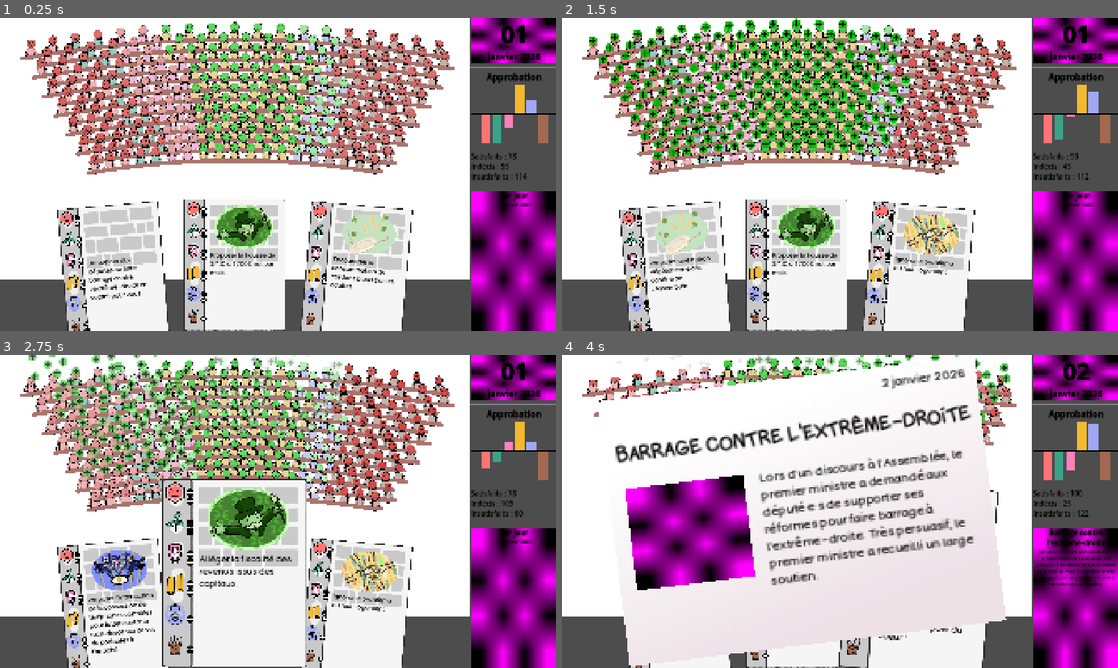
Above: before the commit, frames 1-4 (two rows, left to right).
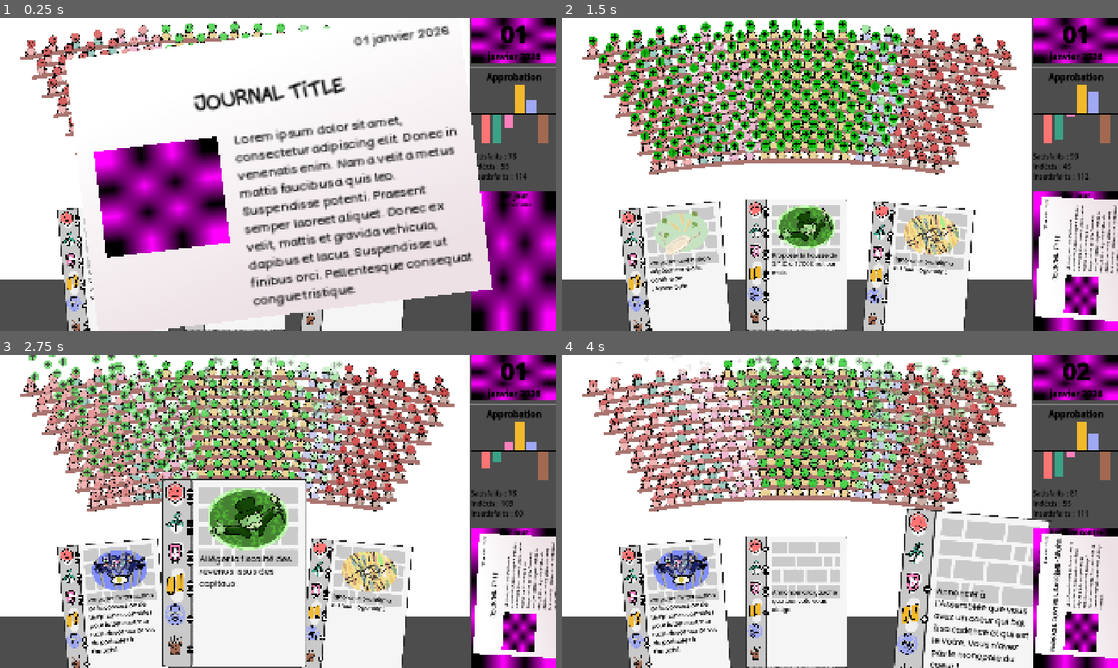
Above: after the commit, the same moments.

Repository: remimorvan/assemblee-nationale-simulator
Game: Godot game, scene res://scenes/game.tscn
Two runs of this game, one before a commit and one after it. Both use one fixed random seed, a clock stepped at 60 frames per second and the inputs below.
Inputs (mouse positions are in pixels of both pictures, inside the frame that each line leads up to):
- Up to frame 1 (0.25 s): no input
- Up to frame 2 (1.5 s): tap Enter at 0.5 s; move the mouse to (1073, 115) at 0.52 s; click (1073, 115) at 0.67 s; tap Space at 1.25 s; move the mouse to (673, 271) at 1.27 s; click (673, 271) at 1.42 s
- Up to frame 3 (2.75 s): move the mouse to (233, 602) at 2.02 s; click (233, 602) at 2.17 s
- Up to frame 4 (4 s): move the mouse to (917, 608) at 2.77 s; click (917, 608) at 2.92 s; move the mouse to (917, 577) at 3.52 s; click (917, 577) at 3.67 s

The runs differ from the first frame. In frame 1, 45% of the frame differs, in the area x 11-89%, y 2-100%; in frame 2, 5.3%; in frame 3, 5.3%; in frame 4, 53%, in the area x 4-100%, y 0-100%.

Commit message:
journal show/hide

Diff:
--- a/scenes/game.tscn
+++ b/scenes/game.tscn
@@ -89,8 +89,7 @@
 z_as_relative = false
 
 [node name="JournalLarge" parent="." instance=ExtResource("6_p57ef")]
-visible = false
 z_index = 4096
-position = Vector2(826, 538)
-scale = Vector2(2.2, 2.2)
+position = Vector2(960, 540)
+scale = Vector2(2.3, 2.3)
 script = ExtResource("7_u5sy4")
--- a/scenes/journal_large.tscn
+++ b/scenes/journal_large.tscn
@@ -1,15 +1,20 @@
-[gd_scene load_steps=10 format=3 uid="uid://cpdinrv8yds4b"]
+[gd_scene load_steps=11 format=3 uid="uid://cpdinrv8yds4b"]
 
 [ext_resource type="FontFile" uid="uid://usk4ucaxtgwp" path="res://assets/card/Monicacomic.ttf" id="2_ha22r"]
 [ext_resource type="FontFile" uid="uid://0pyo548st5e1" path="res://assets/card/BadComic-Regular.ttf" id="3_hlh6y"]
+[ext_resource type="AudioStream" uid="uid://cl3byex3m3brk" path="res://assets/sounds/JDSherbert - Tabletop Games SFX Pack - Paper Flip - 1.mp3" id="3_t4w66"]
 
 [sub_resource type="GDScript" id="GDScript_qysr8"]
 script/source = "extends Node2D
 
+
+
+func _on_input_event(viewport: Node, event: InputEvent, shape_idx: int) -> void:
+	pass # Replace with function body.
 "
 
 [sub_resource type="RectangleShape2D" id="RectangleShape2D_t4w66"]
-size = Vector2(594, 420)
+size = Vector2(594.421, 418.561)
 
 [sub_resource type="Gradient" id="Gradient_iyd0d"]
 colors = PackedColorArray(0.929412, 0.882353, 0.901961, 1, 1, 1, 1, 1)
@@ -34,10 +39,13 @@
 font_color = Color(0, 0, 0, 1)
 
 [node name="JournalLarge" type="Area2D"]
+process_mode = 3
 rotation = -0.122173
 script = SubResource("GDScript_qysr8")
 
 [node name="CollisionShape2D" type="CollisionShape2D" parent="."]
+position = Vector2(0.55715, -0.435379)
+scale = Vector2(1, 1)
 shape = SubResource("RectangleShape2D_t4w66")
 
 [node name="TextureRect" type="TextureRect" parent="."]
@@ -83,3 +91,8 @@
 label_settings = SubResource("LabelSettings_qqwlt")
 horizontal_alignment = 2
 autowrap_mode = 3
+
+[node name="JournalSound" type="AudioStreamPlayer2D" parent="."]
+stream = ExtResource("3_t4w66")
+
+[connection signal="input_event" from="." to="." method="_on_input_event"]
--- a/scenes/player.tscn
+++ b/scenes/player.tscn
@@ -1,11 +1,10 @@
-[gd_scene load_steps=7 format=3 uid="uid://bf3fndiyasfyq"]
+[gd_scene load_steps=6 format=3 uid="uid://bf3fndiyasfyq"]
 
 [ext_resource type="Script" uid="uid://cxd4eq1rg0n2d" path="res://scripts/player.gd" id="1_3vyb7"]
 [ext_resource type="PackedScene" uid="uid://b7jidntt07fi4" path="res://scenes/card.tscn" id="2_g2els"]
-[ext_resource type="AudioStream" uid="uid://dm16q62k0fb33" path="res://assets/sounds/JDSherbert - Tabletop Games SFX Pack - Deck Deal - 1.mp3" id="3_qlg0r"]
-[ext_resource type="AudioStream" uid="uid://btdnh5s7xeksj" path="res://assets/sounds/JDSherbert - Tabletop Games SFX Pack - Deck Deal - 2.mp3" id="4_tuyoq"]
-[ext_resource type="AudioStream" uid="uid://b0dwe3bvfdf0o" path="res://assets/sounds/JDSherbert - Tabletop Games SFX Pack - Paper Flip - 1.mp3" id="5_fjrip"]
-[ext_resource type="AudioStream" uid="uid://cpngwixgr5ne6" path="res://assets/sounds/rooster-crowing-364473.mp3" id="6_tuyoq"]
+[ext_resource type="AudioStream" uid="uid://dqfrvufd05k11" path="res://assets/sounds/JDSherbert - Tabletop Games SFX Pack - Deck Deal - 1.mp3" id="3_qlg0r"]
+[ext_resource type="AudioStream" uid="uid://ddfou57i7tbrf" path="res://assets/sounds/JDSherbert - Tabletop Games SFX Pack - Deck Deal - 2.mp3" id="4_tuyoq"]
+[ext_resource type="AudioStream" uid="uid://d1gcbde8n2j17" path="res://assets/sounds/rooster-crowing-364473.mp3" id="6_tuyoq"]
 
 [node name="Player" type="Node2D"]
 script = ExtResource("1_3vyb7")
@@ -19,9 +18,5 @@
 [node name="Deal2" type="AudioStreamPlayer2D" parent="."]
 stream = ExtResource("4_tuyoq")
 
-[node name="JournalSound" type="AudioStreamPlayer2D" parent="."]
-stream = ExtResource("5_fjrip")
-
 [node name="NewDaySound" type="AudioStreamPlayer2D" parent="."]
 stream = ExtResource("6_tuyoq")
-bus = &"Reverb"
--- a/scripts/card.gd
+++ b/scripts/card.gd
@@ -72,46 +72,49 @@
 	return rng.randfn(effect_mean[political_group], effect_std[political_group])
 
 func _on_mouse_entered() -> void:
-	# put in front
-	old_z_index = self.z_index
-	if old_position_y == null:
-		old_position_y = self.position.y
-	self.z_index = 1000
+	if not Player.is_journal_showed:
+		# put in front
+		old_z_index = self.z_index
+		if old_position_y == null:
+			old_position_y = self.position.y
+		self.z_index = 1000
 
-	hovered = true
-	if tween:
-		tween.kill()
-	tween = create_tween()
-	tween.set_trans(Tween.TRANS_CUBIC)
-	tween.set_ease(Tween.EASE_OUT)
-	tween.parallel().tween_property(self, "scale", Vector2(1.,1.), .25)
-	tween.parallel().tween_property(self, "position:y", old_position_y-100, .25)
+		hovered = true
+		if tween:
+			tween.kill()
+		tween = create_tween()
+		tween.set_trans(Tween.TRANS_CUBIC)
+		tween.set_ease(Tween.EASE_OUT)
+		tween.parallel().tween_property(self, "scale", Vector2(1.,1.), .25)
+		tween.parallel().tween_property(self, "position:y", old_position_y-100, .25)
 
 func _on_mouse_exited() -> void:
-	# restore z_index
-	self.z_index = old_z_index
+	if not Player.is_journal_showed:
+		# restore z_index
+		self.z_index = old_z_index
 
-	hovered = false
-	if tween:
-		tween.kill()
-	tween = create_tween()
-	tween.set_ease(Tween.EASE_OUT).set_trans(Tween.TRANS_CIRC)
-	tween.parallel().tween_property(self, "scale", Vector2(.7,.7), .25)
-	tween.parallel().tween_property(self, "position:y", old_position_y, .25)
+		hovered = false
+		if tween:
+			tween.kill()
+		tween = create_tween()
+		tween.set_ease(Tween.EASE_OUT).set_trans(Tween.TRANS_CIRC)
+		tween.parallel().tween_property(self, "scale", Vector2(.7,.7), .25)
+		tween.parallel().tween_property(self, "position:y", old_position_y, .25)
 
 
 func _on_input_event(viewport: Node, event: InputEvent, shape_idx: int) -> void:
-	if event is InputEventMouseButton and event.is_pressed() and event.button_index == MOUSE_BUTTON_LEFT:
-		for mp in get_tree().get_nodes_in_group("MP"):
-			if mp.present:
-				mp.change_approval(get_approval_change(PoliticalGroup[mp.group_id]))
-		if special_event:
-			Player.declare_special_event(special_event, special_event_description, special_event_title, image_path)
-		Player.incr_nb_card_played()
+	if not Player.is_journal_showed:
+		if event is InputEventMouseButton and event.is_pressed() and event.button_index == MOUSE_BUTTON_LEFT:
+			for mp in get_tree().get_nodes_in_group("MP"):
+				if mp.present:
+					mp.change_approval(get_approval_change(PoliticalGroup[mp.group_id]))
+			if special_event:
+				Player.declare_special_event(special_event, special_event_description, special_event_title, image_path)
+			Player.incr_nb_card_played()
 
-		Hemicycle.update_plot()
+			Hemicycle.update_plot()
 
-		# Remove card from hand
-		var card_pos: int = Player.remove_card_from_hand(self)
-		Player.add_card_to_hand(card_pos)
-		Player.change_random_card(card_pos)
+			# Remove card from hand
+			var card_pos: int = Player.remove_card_from_hand(self)
+			Player.add_card_to_hand(card_pos)
+			Player.change_random_card(card_pos)
--- a/scripts/journal_large.gd
+++ b/scripts/journal_large.gd
@@ -4,6 +4,7 @@
 @onready var Content: Label = $content
 @onready var Date: Label = $date
 @onready var Illustration: TextureRect = $image
+@onready var Player: Node2D = $"../Player"
 
 func update(title: String, desc: String, image_name: String, day: int):
 	Title.text = title
@@ -14,3 +15,25 @@
 		Illustration.texture = load(image_path)
 	else:
 		print("Texture not found: " + image_path)
+
+func show_journal() -> void:
+	Player.is_journal_showed = true
+	self.position = get_viewport().get_visible_rect().size/2
+	self.scale = Vector2(2.3, 2.3)
+	self.rotation_degrees = -7
+	$"JournalSound".play()
+
+func hide_journal() -> void:
+	self.scale = Vector2(0.7, 0.7)
+	self.position.x = 1790
+	self.position.y = 830
+	self.rotation_degrees = -87
+	Player.is_journal_showed = false
+	$"JournalSound".play()
+
+func _on_input_event(viewport: Node, event: InputEvent, shape_idx: int) -> void:
+	if event is InputEventMouseButton and event.is_pressed() and event.button_index == MOUSE_BUTTON_LEFT:
+		if Player.is_journal_showed:
+			hide_journal()
+		else:
+			show_journal()
--- a/scripts/player.gd
+++ b/scripts/player.gd
@@ -16,6 +16,7 @@
 var declared_special_event_this_turn: bool = false
 const nb_days_before_vote: int = 6
 var last_card_changed: int = 0
+var is_journal_showed: bool = true
 
 func has_special_card_in_hand() -> bool:
 	for card in hand:
@@ -164,9 +165,9 @@
 
 func trigger_journal() -> void:
 	# Reset present
-	$JournalSound.play()
-	$NewDaySound.attenuation = 4
-	$NewDaySound.play()
+	$"NewDaySound".attenuation = 4
+	$"NewDaySound".play()
+	await get_tree().create_timer(0.5).timeout
 	for mp in get_tree().get_nodes_in_group("MP"):
 		mp.present = true
 		mp.visible = true
@@ -176,7 +177,7 @@
 	if special_event:
 		Journal.update(special_event["title"],special_event["description"],"")
 		JournalLarge.update(special_event["title"],special_event["description"],special_event["image"],get_current_day())
-		JournalLarge.visible = true
+		JournalLarge.show_journal()
 		trigger_special_event(special_event["id"])
 		special_event = null
 		declared_special_event_this_turn = false
Not shown: 1 places in scenes/game.tscn that only renumber resources
Not shown: 1 places in scenes/mp.tscn that only renumber resources
